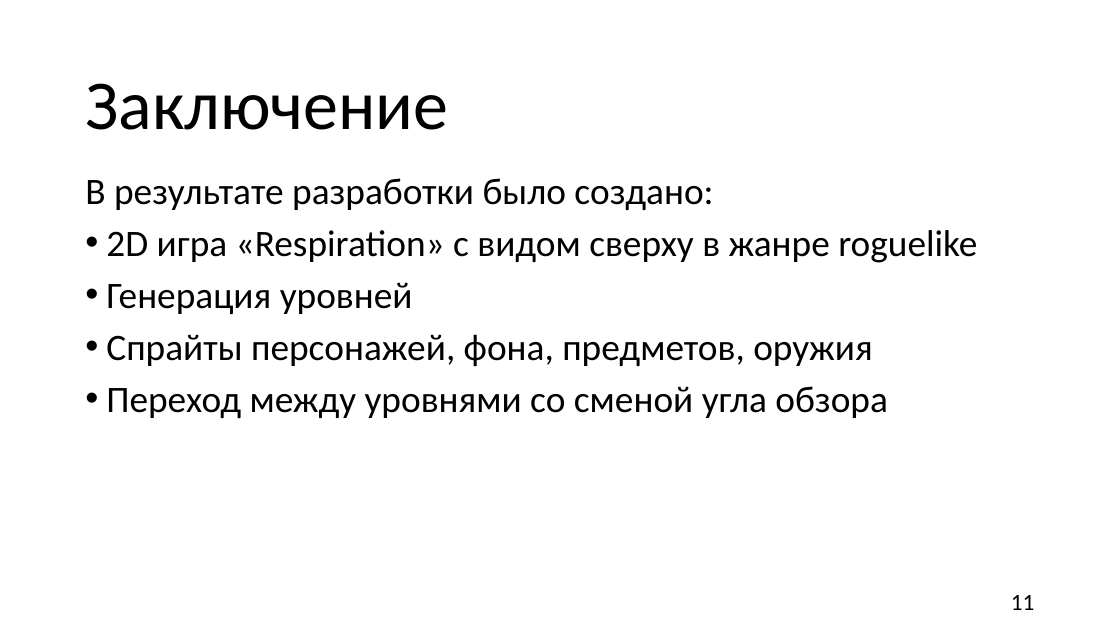
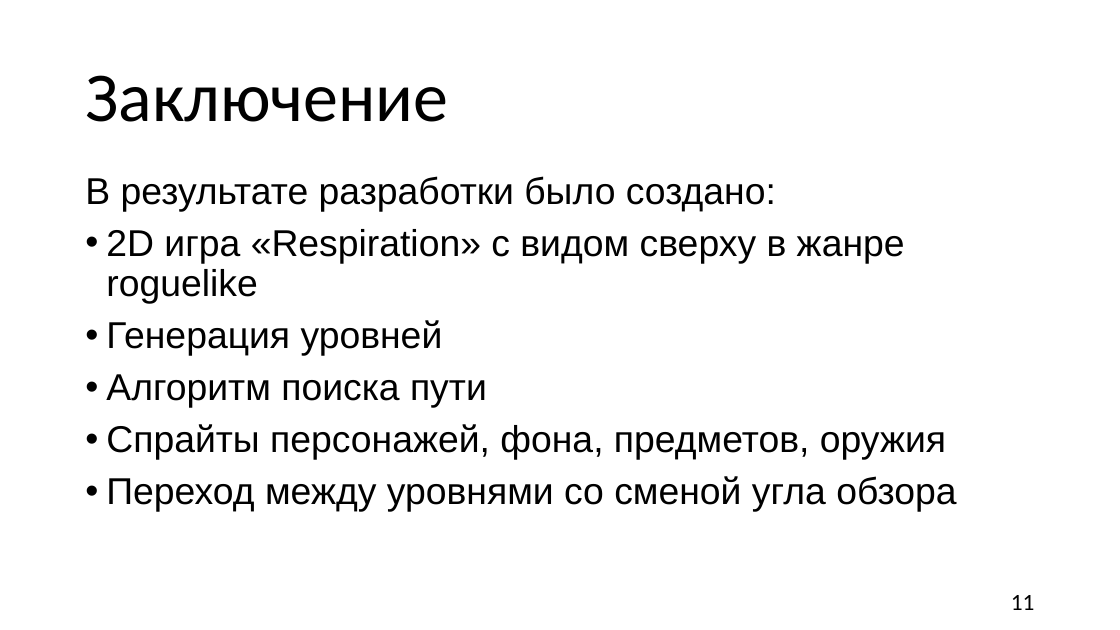
Before and after one commit to TiltInteractive/The-game-Resperation-, a slide deck: slide 11 of Б9121_09_03_03пикд_команда_4_презентация.pptx. Drawn at 1120x630 pixels with LibreOffice and Linux fonts; fonts in the diff are those of the drawing; background and template pictures are left out. Boxes give left, top, right and bottom in pixels: in the first picture for what was removed or moved away, otherwise in the second. Text is boxed around its words. In the diff, an @@ line names an element or a change of style, - is before the commit and + after.

```diff
--- a/Б9121_09_03_03пикд_команда_4_презентация.pptx
+++ b/Б9121_09_03_03пикд_команда_4_презентация.pptx
@@ title "Заключение": place and size @@
-title "Заключение" at [85,83,448,130]
+title "Заключение" at [85,75,448,122]
@@ text at [85,176,956,512]: font Calibri to Arial @@
@@ text at [106,374,487,408]: paragraph added @@
+• Алгоритм поиска пути
```
Also in this commit, not shown: 9 other slides changed.
